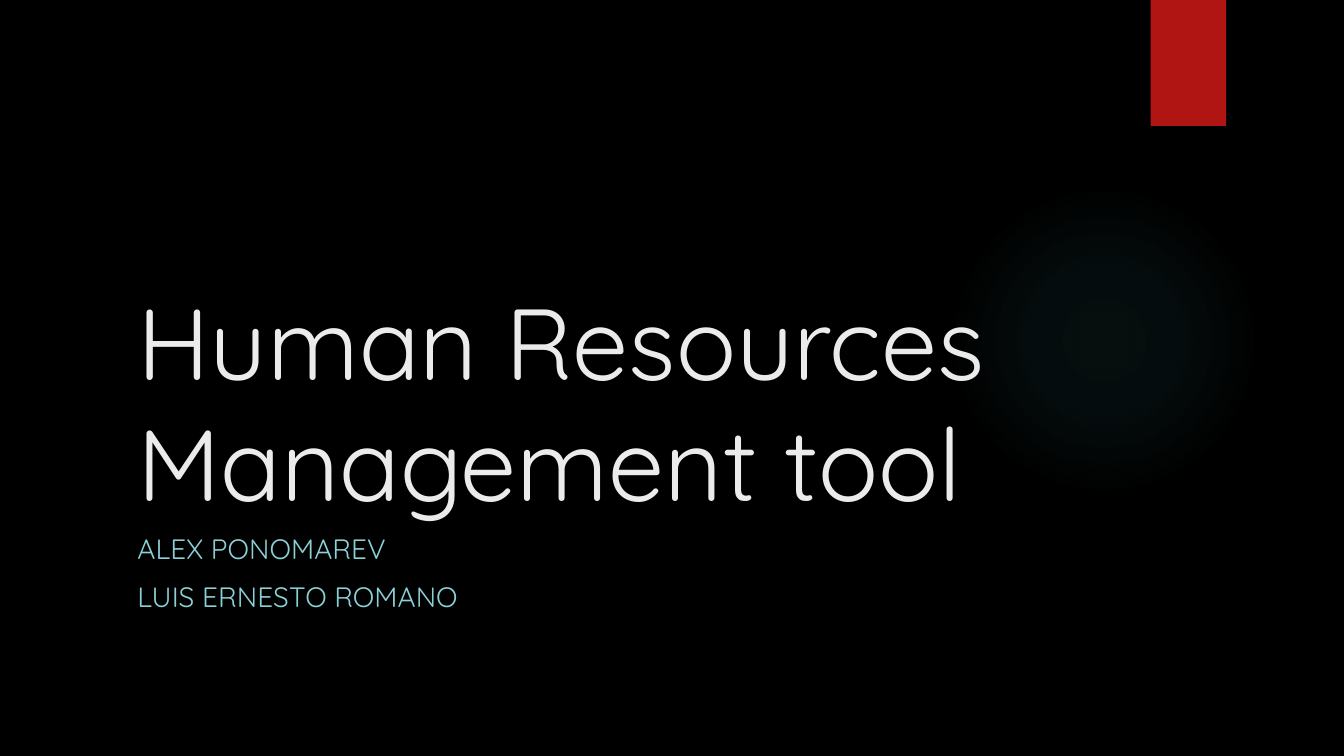
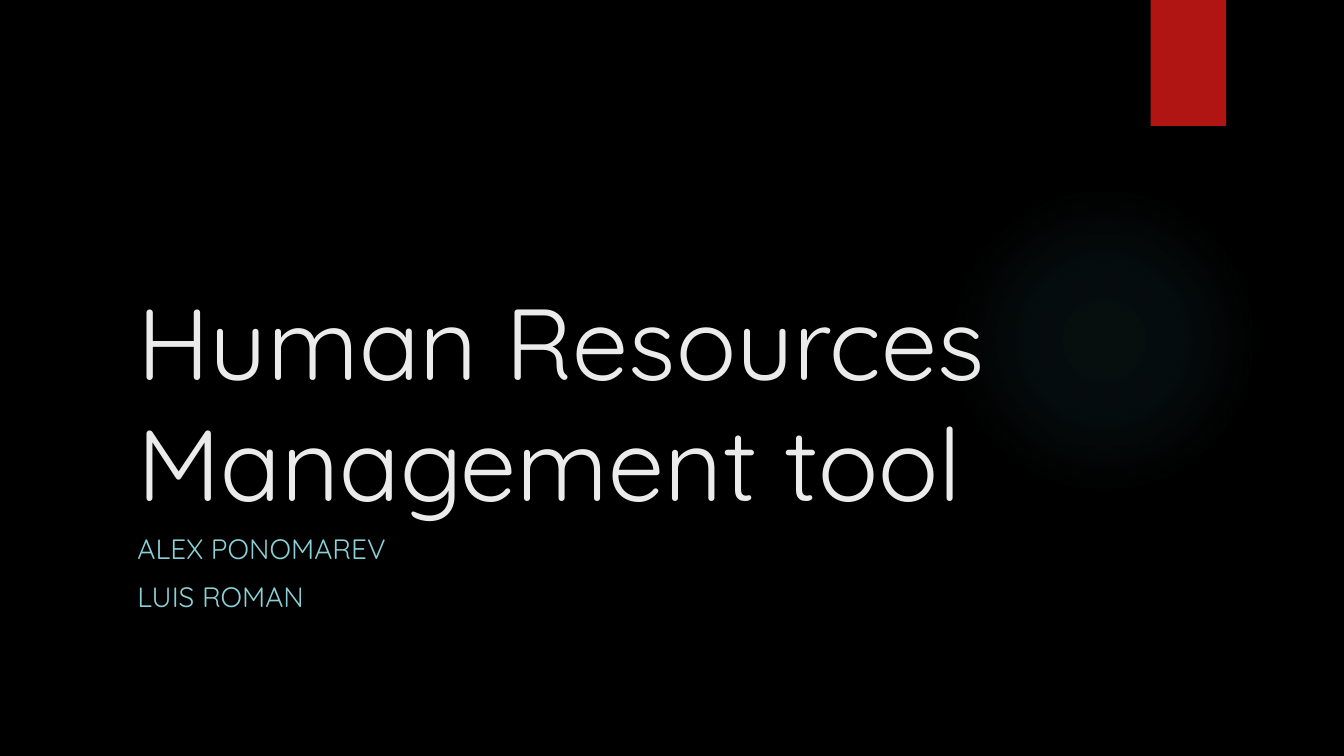
Before and after one commit to alexandre-ponomarev/WebServiceProject, a slide deck: slide 1 of Presentation.pptx. Drawn at 1344x756 pixels with LibreOffice and Linux fonts; fonts in the diff are those of the drawing; background and template pictures are left out. Boxes give left, top, right and bottom in pixels: in the first picture for what was removed or moved away, otherwise in the second. Text is boxed around its words. In the diff, an @@ line names an element or a change of style, - is before the commit and + after.

Commit message:
update ppt

```diff
--- a/Presentation.pptx
+++ b/Presentation.pptx
@@ subtitle at bbox=[137, 587, 304, 608]: text changed @@
-LUIS ERNESTO ROMANO
+LUIS ROMAN
```
